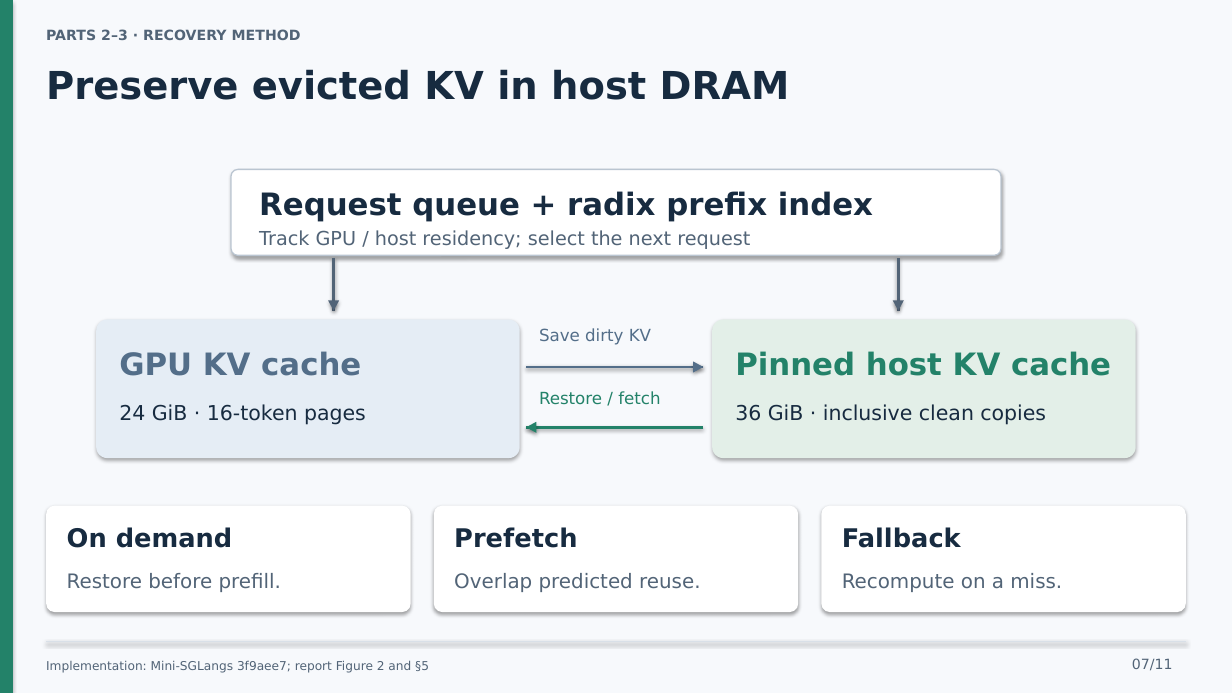
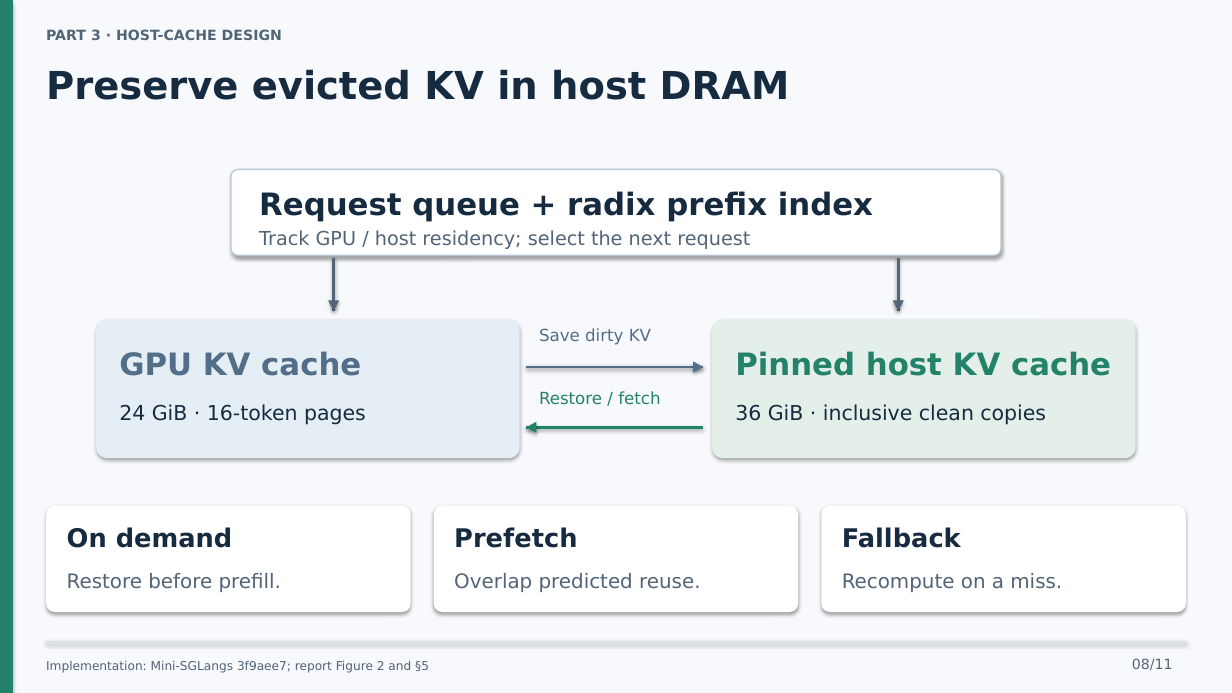
Before and after one commit to ahz-r3v/Distributed-System-Project, a slide deck: slide 8 of presentation/cachewise-10-minute-talk.pptx (slide 7 before the commit). Drawn at 1232x693 pixels with LibreOffice and Linux fonts; fonts in the diff are those of the drawing. Boxes give left, top, right and bottom in pixels: in the first picture for what was removed or moved away, otherwise in the second. Text is boxed around its words. In the diff, an @@ line names an element or a change of style, - is before the commit and + after.

Commit message:
docs: show offloading motivation before the host-cache design

```diff
--- a/presentation/cachewise-10-minute-talk.pptx
+++ b/presentation/cachewise-10-minute-talk.pptx
@@ text at <box>46,29,282,40</box>: text changed @@
-PARTS 2–3 · RECOVERY METHOD
+PART 3 · HOST-CACHE DESIGN
@@ text at <box>1132,658,1173,671</box>: text changed @@
-07/11
+08/11
```
Also in this commit, not shown: 1 other slide changed, 7 other files.
